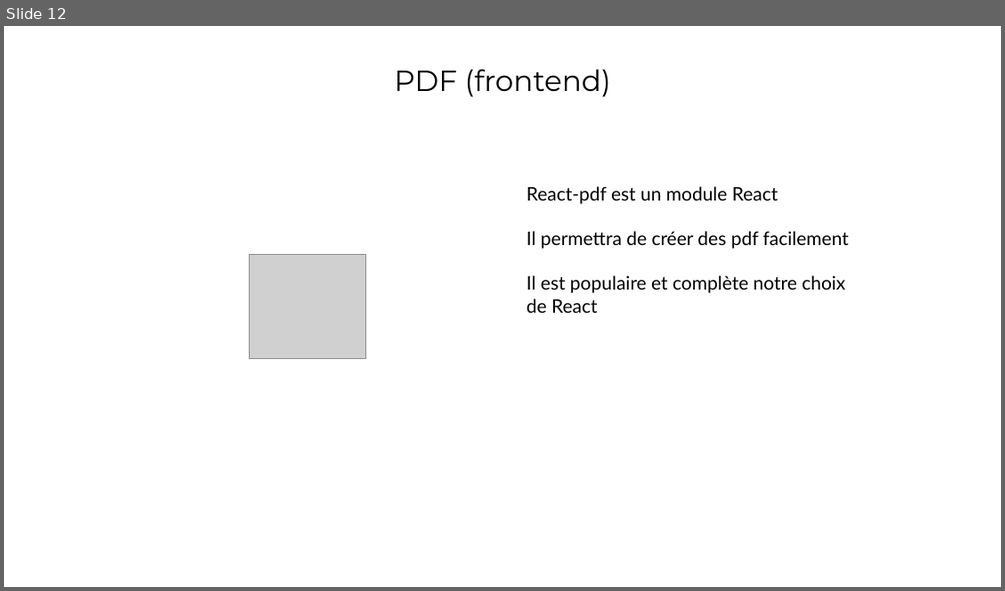
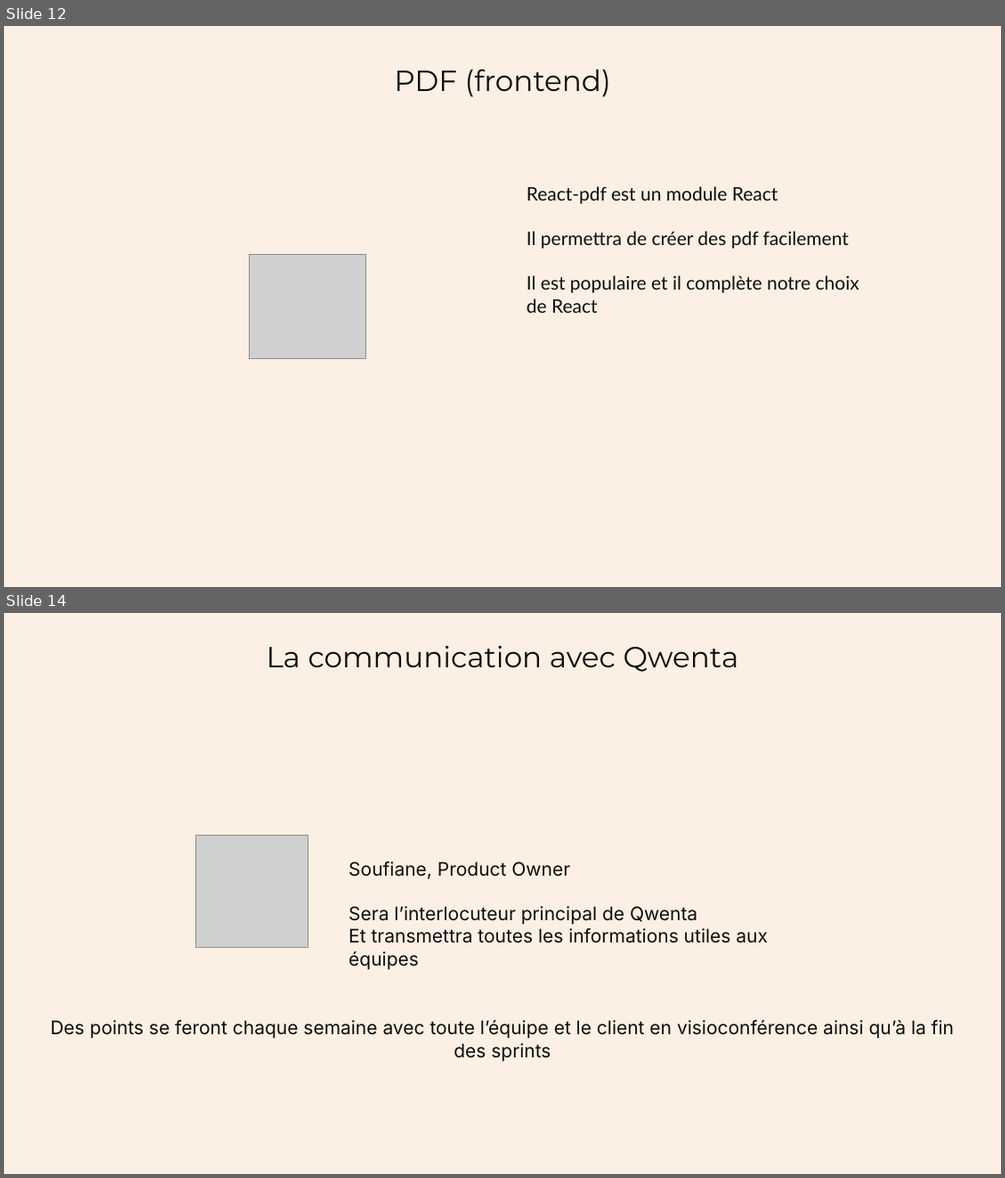
Before and after one commit to Arnaud-B-OC/oc-p4, a slide deck: Présentation - Solution Technique.pptx. Shown one above the other, each under a label of ours: slide 12 before the commit, slides 12 and 14 after it; the slides between them are not shown. The pictures are 1005x591 and 1005x1178 pixels, drawn with LibreOffice and Linux fonts; fonts in the diff are those of the drawing; grey boxes stand for pictures. Boxes give left, top, right and bottom in pixels: in the first picture for what was removed or moved away, otherwise in the second. Text is boxed around its words. In the diff, an @@ line names an element or a change of style, - is before the commit and + after.

```diff
--- a/Présentation - Solution Technique.pptx
+++ b/Présentation - Solution Technique.pptx
@@ slide 14 added at [4,613,1001,1174], background #FBF0E3 @@
@@ text added at [267,645,739,672], 28 pt, text #0D0D0D @@
+La communication avec Qwenta
@@ picture added at [196,835,308,948] @@
@@ text added at [348,861,768,943], 18 pt, text #0D0D0D @@
+Soufiane, Product Owner
+Sera l’interlocuteur principal de Qwenta
+Et transmettra toutes les informations utiles aux équipes
@@ text added at [50,1020,954,1038], 18 pt, text #0D0D0D @@
+Des points se feront chaque semaine avec toute l’équipe et le client en visioconférence ainsi qu’à la fin des sprints
@@ slide 12 changed as well @@
@@ background #FFFFFF to #FBF0E3 @@
@@ text "PDF (frontend)" at [394,69,611,97]: text colour #000000 to #0D0D0D @@
@@ text at [526,186,849,248]: text colour #000000 to #0D0D0D in "React-pdf est un module React", "Il permettra de créer des pdf facilement" @@
@@ text at [526,275,859,313]: text changed; text colour #000000 to #0D0D0D @@
-Il est populaire et complète notre choix de React
+Il est populaire et il complète notre choix de React
```
Also in this commit, not shown: 11 other slides changed, 2 other slides added, 2 slides removed.
